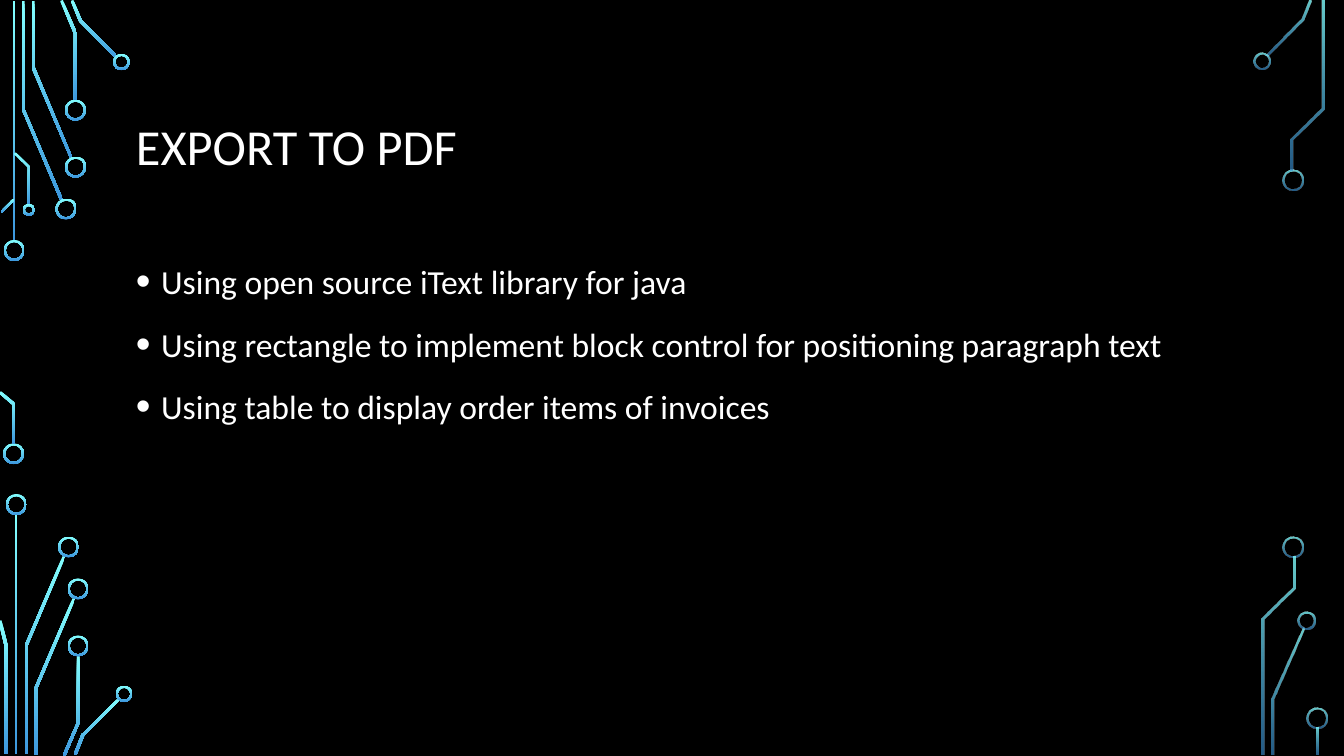
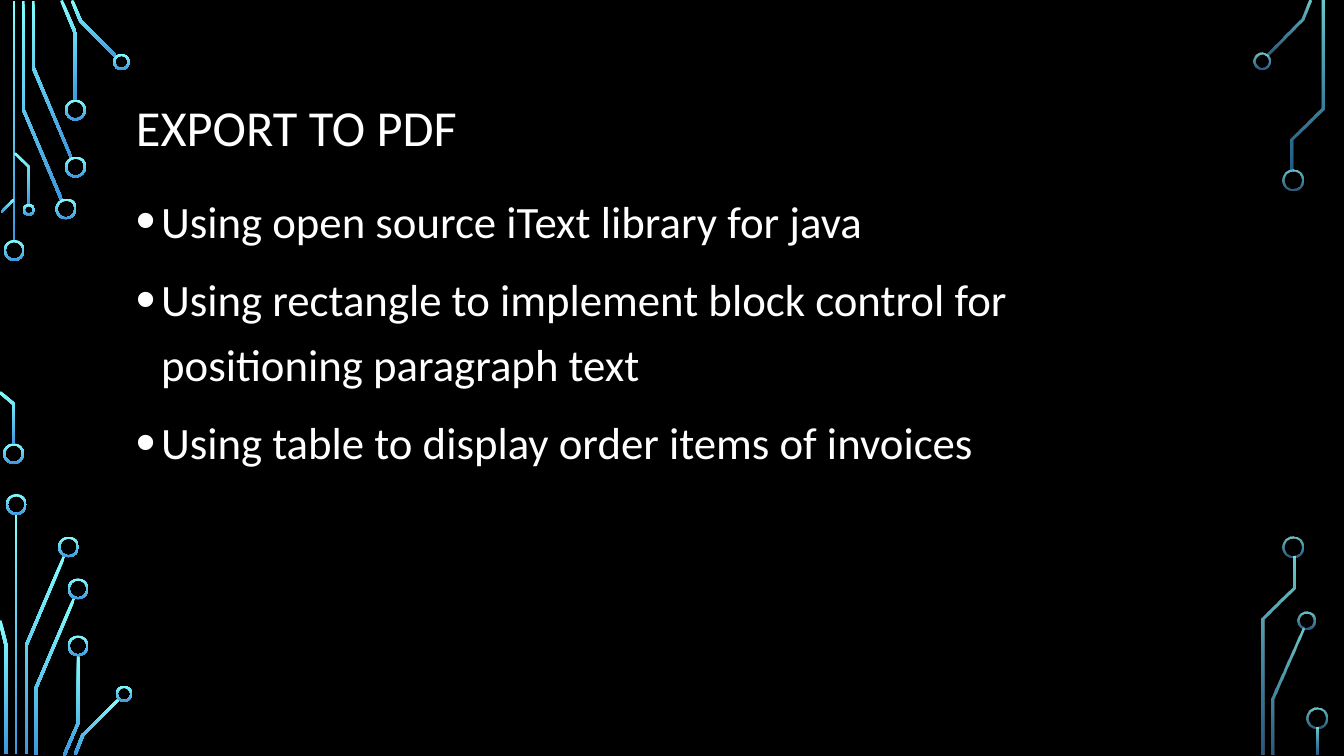
Before and after one commit to zdf22018/project_sales_order_invoicing, a slide deck: slide 13 of Sales Order and invoicing – desktop program.pptx (slide 11 before the commit). Drawn at 1344x756 pixels with LibreOffice and Linux fonts; fonts in the diff are those of the drawing; background and template pictures are left out. Boxes give left, top, right and bottom in pixels: in the first picture for what was removed or moved away, otherwise in the second. Text is boxed around its words. In the diff, an @@ line names an element or a change of style, - is before the commit and + after.

Commit message:
ppx updated, fixed the orderstatus count

```diff
--- a/Sales Order and invoicing – desktop program.pptx
+++ b/Sales Order and invoicing – desktop program.pptx
@@ title "EXPORT TO PDF": place and size @@
-title "EXPORT TO PDF" at box(136, 132, 457, 166)
+title "EXPORT TO PDF" at box(136, 113, 457, 147)
@@ text "Using open source iText library ...": place and size @@
-text "Using open source iText library ..." at box(161, 270, 1161, 425)
+text "Using open source iText library ..." at box(161, 207, 1007, 467)
@@ text "Using open source iText library ..." at box(161, 207, 1007, 467): size 24 to 32 pt @@
```
Also in this commit, not shown: 7 other slides changed, 7 slides added, 2 slides removed, 20 other files.
